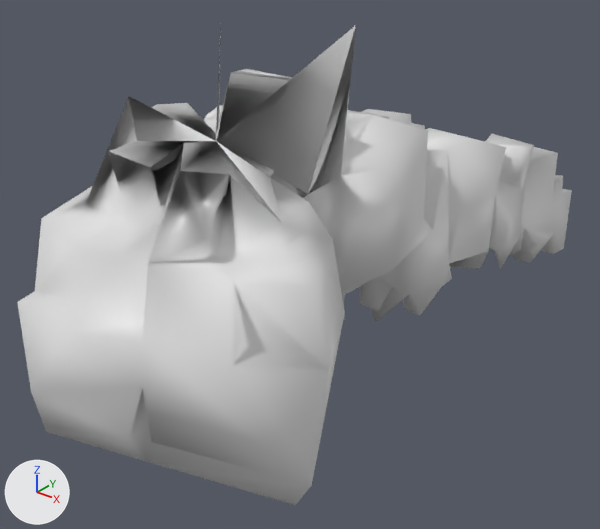
The OBJ model src/main/resources/assets/kn8/meshes/kaiju_no10_small/foot_left.obj as it was, and as the next commit left it.
Rendered twice from a camera (50 mm lens) standing at (0.083, -0.892, 0.656) and looking at (-0.628, -0.004, 0.106). The axes (+X, +Y, +Z) are drawn at lower left. The lights are the same throughout. The picture after the commit comes second. Where no turn or scale is listed for an object, it has been applied to the vertices. Vertices at exactly the same position are counted once.

Names of what the first picture shows: 'foot_left'.
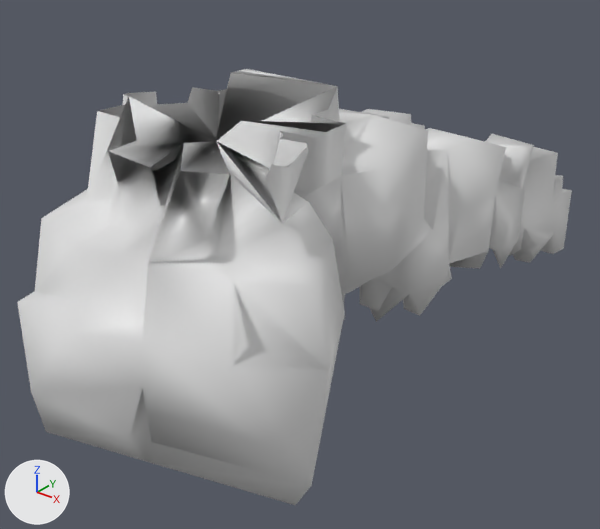
The edits, one by one:
me_foot_left is used by ob_foot_left; location (0.0, 0.0, 0.0).
me_foot_left had 462 vertices, 927 faces and spanned x -0.998..-0.341, y -0.43..0.527, z 0.001..0.487.
me_foot_left now has 492 vertices, 964 faces and spans x -0.998..-0.341, y -0.43..0.527, z 0.001..0.424.
Part 1, on me_foot_left:
2 vertices are removed from x -0.657..-0.479, y -0.125..-0.087, z 0.476..0.487.
11 faces are deleted.
32 vertices are added at x -0.73..-0.416, y -0.31..-0.048, z 0.369..0.401.
48 new faces join them.

Changed parts and their boxes (x1, y1, x2, y2) in the pictures (600 x 529 px):
'foot_left', reshaped (9% shorter)
    before: (17, 25, 572, 505)
    after: (17, 69, 572, 505)
part 1 of me_foot_left, reshaped
    before: (129, 25, 356, 224)
    after: (86, 78, 346, 224)
